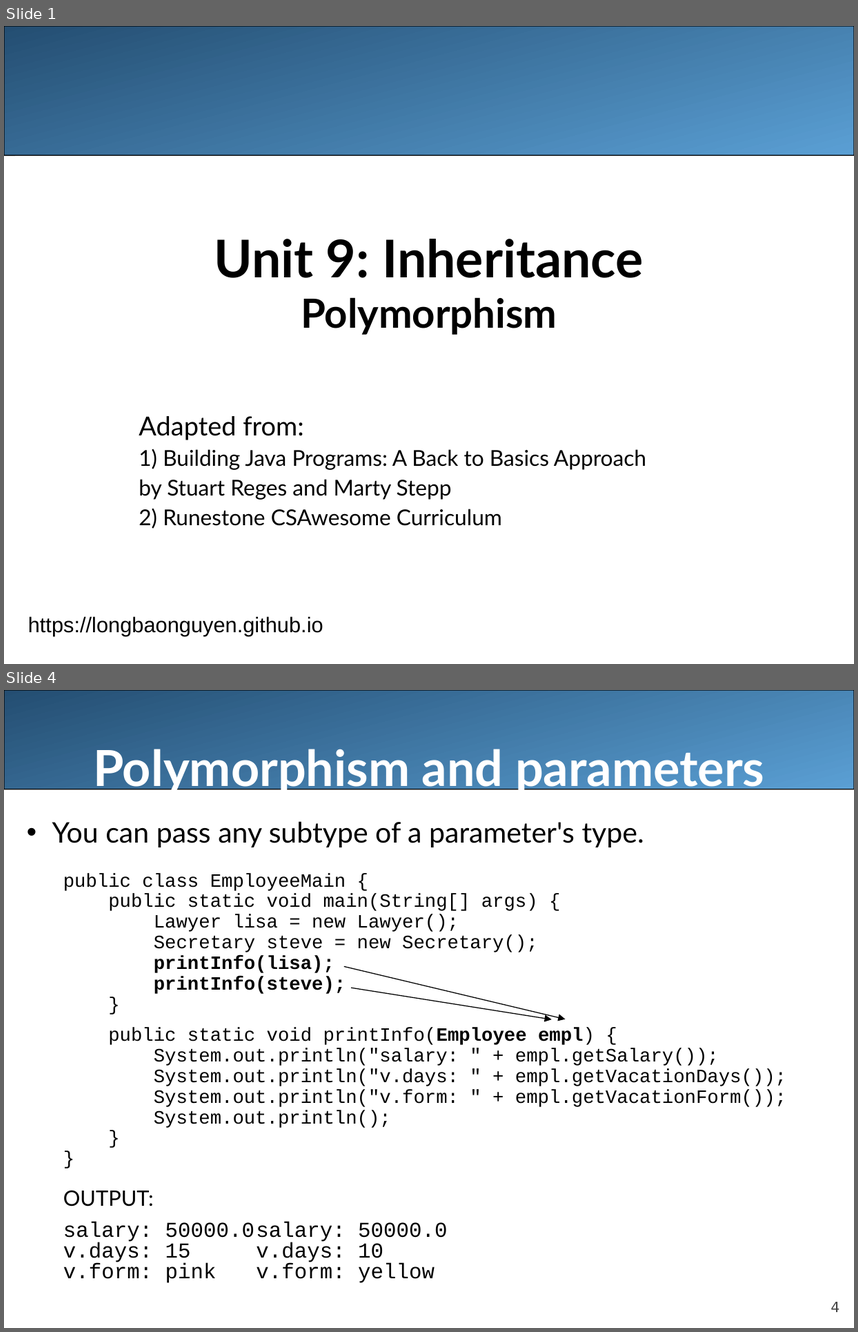
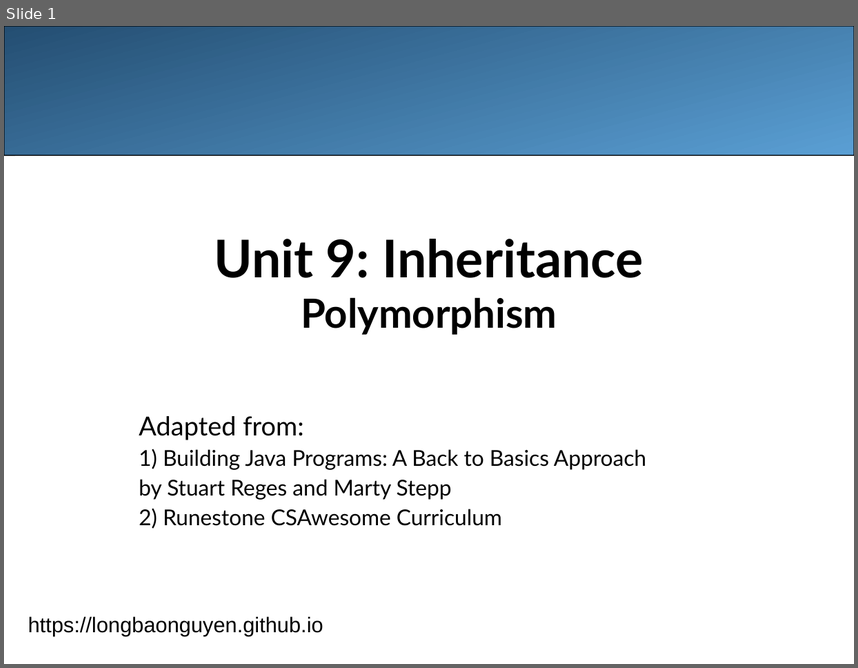
Before and after one commit to LongBaoNguyen/longbaonguyen.github.io, a slide deck: courses/apcsa/lecture22.ppt. Shown one above the other, each under a label of ours: slides 1 and 4 before the commit, slide 1 after it; the slides between them are not shown. The pictures are 858x1332 and 858x668 pixels, drawn with LibreOffice and Linux fonts; fonts in the diff are those of the drawing. Boxes give left, top, right and bottom in pixels: in the first picture for what was removed or moved away, otherwise in the second. Text is boxed around its words. In the diff, an @@ line names an element or a change of style, - is before the commit and + after.

```diff
--- a/courses/apcsa/lecture22.ppt
+++ b/courses/apcsa/lecture22.ppt
@@ slide 4 removed at <box>4,690,854,1328</box>, background #FFFFFF @@
@@ rounded rectangle removed at <box>4,690,854,789</box> @@
@@ title removed at <box>93,749,764,796</box> @@
-Polymorphism and parameters
@@ text removed at <box>52,821,786,1283</box> @@
-• You can pass any subtype of a parameter's type.
-  public class EmployeeMain {
-  public static void main(String[] args) {
-  Lawyer lisa = new Lawyer();
-  Secretary steve = new Secretary();
-  printInfo(lisa);
-  printInfo(steve);
-  }
-  public static void printInfo(Employee empl) {
-  System.out.println("salary: " + empl.getSalary());
-  System.out.println("v.days: " + empl.getVacationDays());
-  System.out.println("v.form: " + empl.getVacationForm());
-  System.out.println();
-  }
-  }
-  OUTPUT:
-  salary: 50000.0 salary: 50000.0
-  v.days: 15 v.days: 10
-  v.form: pink v.form: yellow
@@ arrow removed from (344, 966) to (565, 1019) @@
@@ arrow removed from (351, 987) to (551, 1019) @@
@@ page number removed at <box>831,1301,840,1312</box> @@
-4
```
Also in this commit, not shown: 9 slides changed, 17 slides added, 3 other slides removed, 9 other files.
